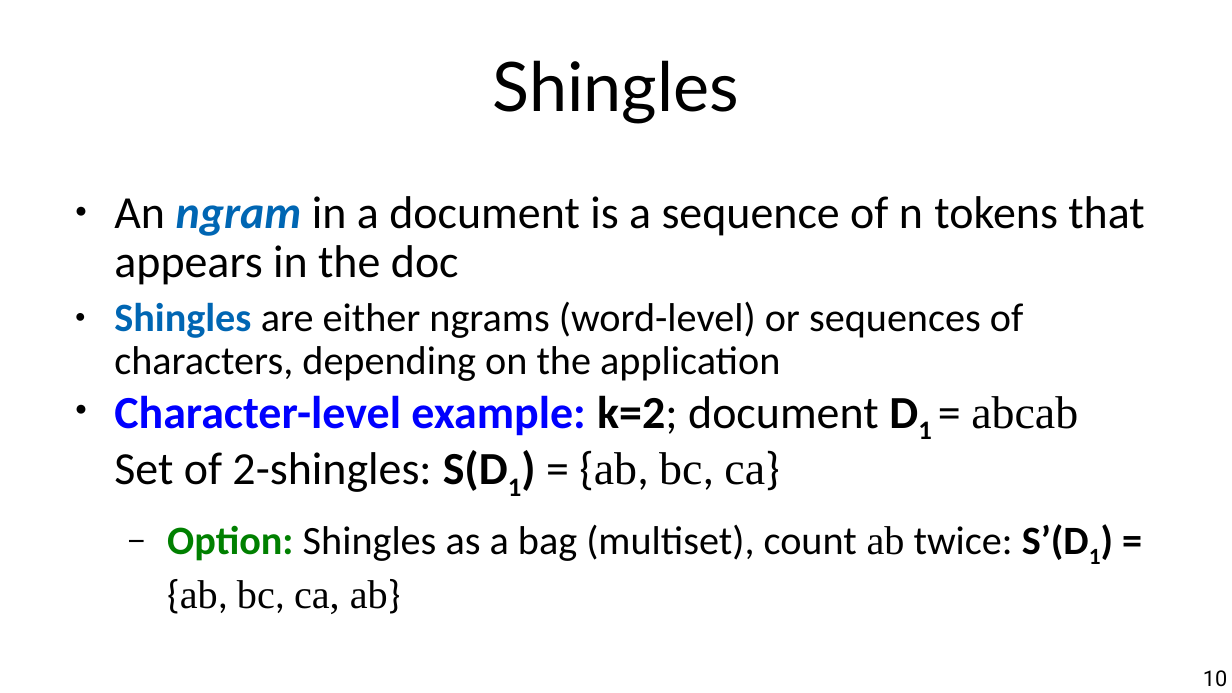
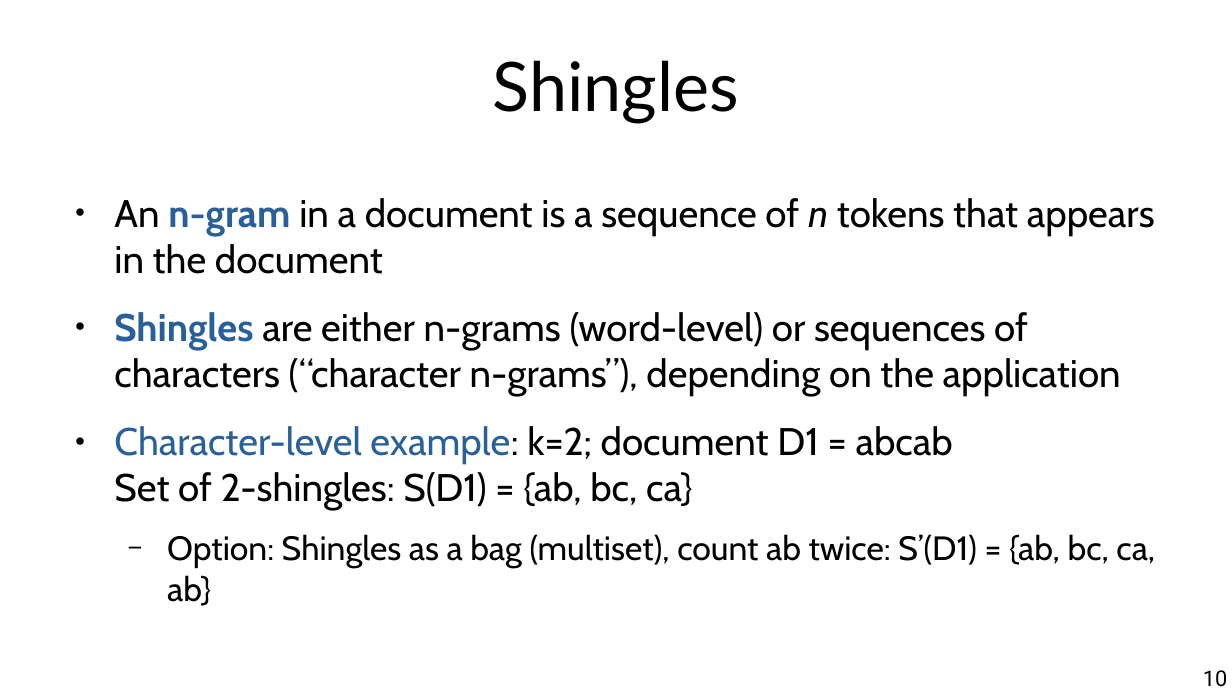
Before and after one commit to marco-calautti/data-mining-course, a slide deck: slide 10 of theory/odp/tt08_near_duplicates.odp. Drawn at 1232x693 pixels with LibreOffice and Linux fonts; fonts in the diff are those of the drawing. Boxes give left, top, right and bottom in pixels: in the first picture for what was removed or moved away, otherwise in the second. Text is boxed around its words. In the diff, an @@ line names an element or a change of style, - is before the commit and + after.

```diff
--- a/theory/odp/tt08_near_duplicates.odp
+++ b/theory/odp/tt08_near_duplicates.odp
@@ text at (114, 198, 1155, 396): text changed; size 25.9 to 24.8 pt; font Calibri to Cabin @@
-● An ngram in a document is a sequence of n tokens that appears in the doc
-● Shingles are either ngrams (word-level) or sequences of characters, depending on the application
+● An n-gram in a document is a sequence of n tokens that appears in the document
+● Shingles are either n-grams (word-level) or sequences of characters (“character n-grams”), depending on the application
@@ text at (114, 426, 1155, 606): size 29.6 to 24.8 pt in "Character-level example: k=2; document D1 = abcab ..."; font Calibri to Cabin in "Character-level example: k=2; document D1 = Set ...", "Option: Shingles as a bag (multiset), count ..."; font Times New Roman to Cabin in "abcab {ab, bc, ca}", "ab {ab, bc, ca, ab}"; text colour #0000FF to #2A6099 in "Character-level example:"; text colour #0000FF to #000000 in "example:"; now on the baseline in "D1 S(D1)", "S’(D1)"; bold off in "Character-level example: k=2; D1 S(D1)", "Option: S’(D1) ="; size 25.9 to 21.7 pt in "Option: Shingles as a bag (multiset), count ..."; text colour #008000 to #000000 in "Option:"; line spacing 0.9 to 1; more space between paragraphs @@
```
Also in this commit, not shown: 8 other slides changed, 3 other files.
